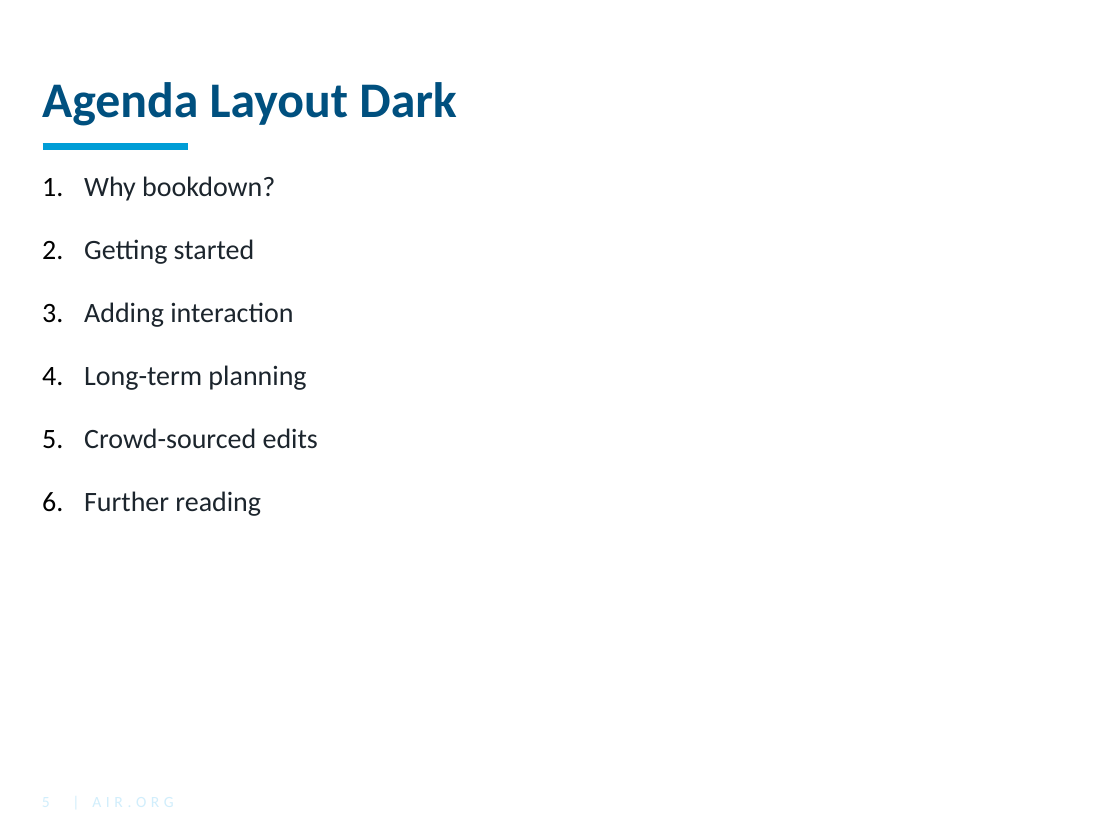
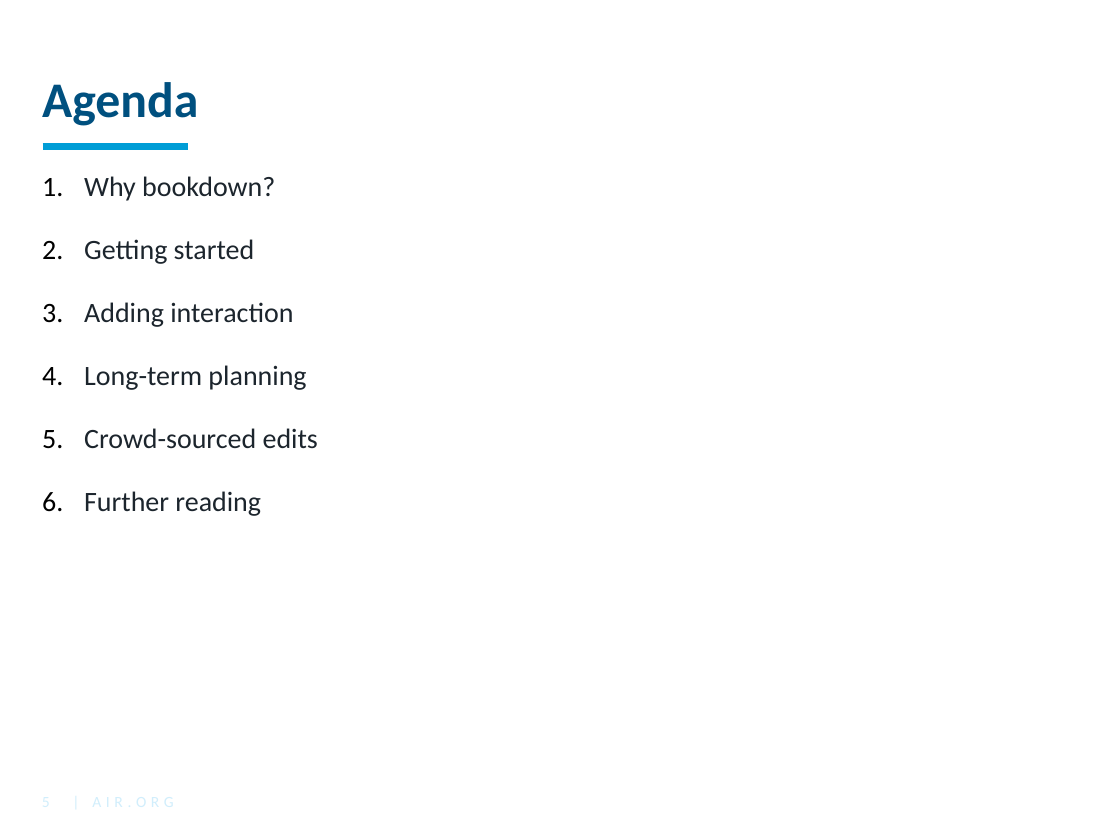
Before and after one commit to American-Institutes-for-Research/dsaa-ncme-2024, a slide deck: slide 5 of NCME.pptx. Drawn at 1120x840 pixels with LibreOffice and Linux fonts; fonts in the diff are those of the drawing; background and template pictures are left out. Boxes give left, top, right and bottom in pixels: in the first picture for what was removed or moved away, otherwise in the second. Text is boxed around its words. In the diff, an @@ line names an element or a change of style, - is before the commit and + after.

```diff
--- a/NCME.pptx
+++ b/NCME.pptx
@@ title at (42, 82, 198, 126): text changed @@
-Agenda Layout Dark
+Agenda
```
Also in this commit, not shown: 5 other slides changed.
